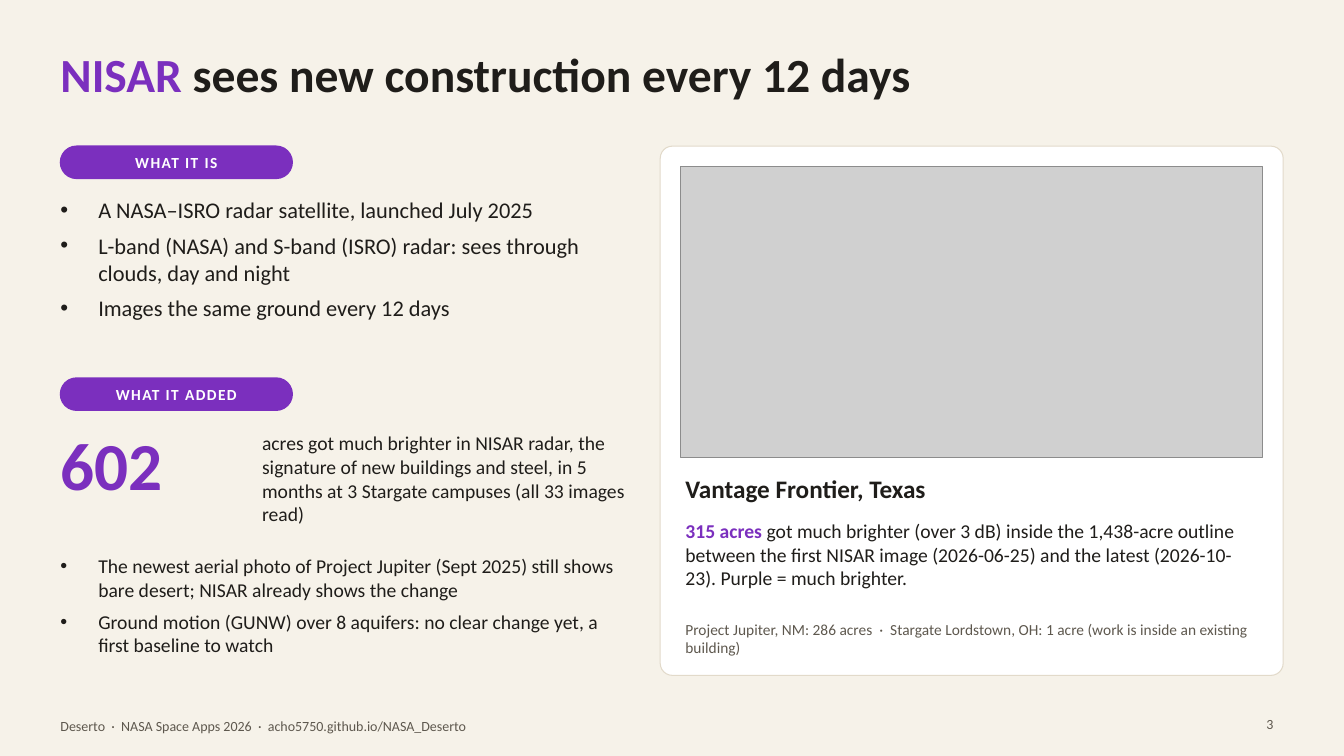
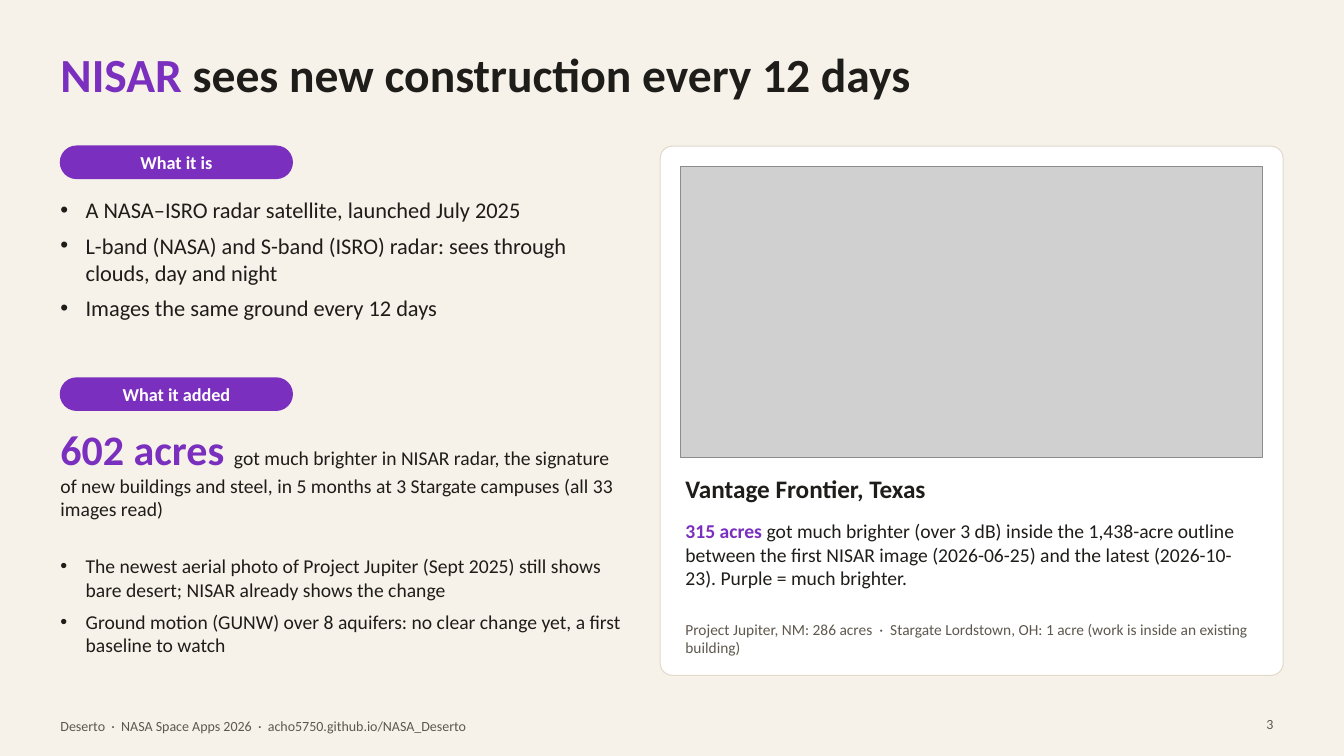
Before and after one commit to acho5750/NASA_Deserto, a slide deck: slide 3 of docs/deck/Data_Centers_and_Water_deck.pptx. Drawn at 1344x756 pixels with LibreOffice and Linux fonts; fonts in the diff are those of the drawing; grey boxes stand for pictures. Boxes give left, top, right and bottom in pixels: in the first picture for what was removed or moved away, otherwise in the second. Text is boxed around its words. In the diff, an @@ line names an element or a change of style, - is before the commit and + after.

```diff
--- a/docs/deck/Data_Centers_and_Water_deck.pptx
+++ b/docs/deck/Data_Centers_and_Water_deck.pptx
@@ text at (x1=140, y1=156, x2=213, y2=169): text changed; size 11 to 13 pt @@
-WHAT IT IS
+What it is
@@ text "A NASA–ISRO radar satellite, launched ..." at (x1=86, y1=202, x2=566, y2=320): indent changed @@
@@ text at (x1=123, y1=388, x2=230, y2=401): text changed; size 11 to 13 pt @@
-WHAT IT ADDED
+What it added
@@ text at (x1=60, y1=436, x2=613, y2=520): text changed @@
-acres got much brighter in NISAR radar, the signature of new buildings and steel, in 5 months at 3 Stargate campuses (all 33 images read)
+602 acres got much brighter in NISAR radar, the signature of new buildings and steel, in 5 months at 3 Stargate campuses (all 33 images read)
@@ text removed at (x1=60, y1=444, x2=162, y2=491) @@
-602
@@ text "The newest aerial photo of ..." at (x1=86, y1=559, x2=621, y2=652): indent changed @@
```
Also in this commit, not shown: 2 other slides changed, 2 other files.
